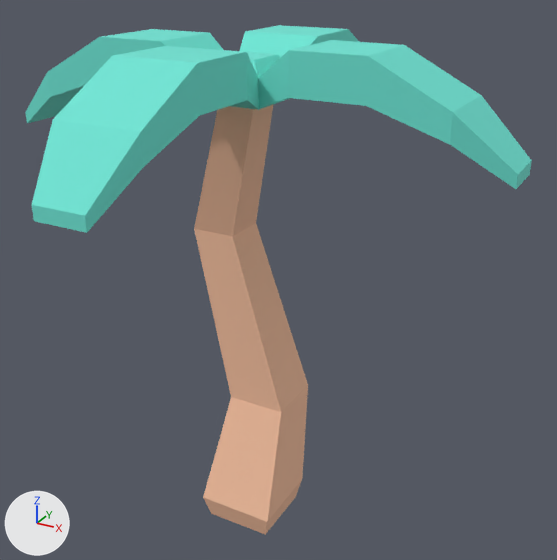
The glTF model assets/nature_kit/tree_palmShort.glb: old version first, new version second.
Rendered twice from a 50 mm camera at (0.755, -1.252, 1.172) aimed at (0.042, 0.043, 0.524). The axes (+X, +Y, +Z) are drawn at lower left. The lights are the same throughout. The picture after the commit comes second. Where no turn or scale is listed for an object, it has been applied to the vertices.

In view in the first picture: 'tree_palmShort'.
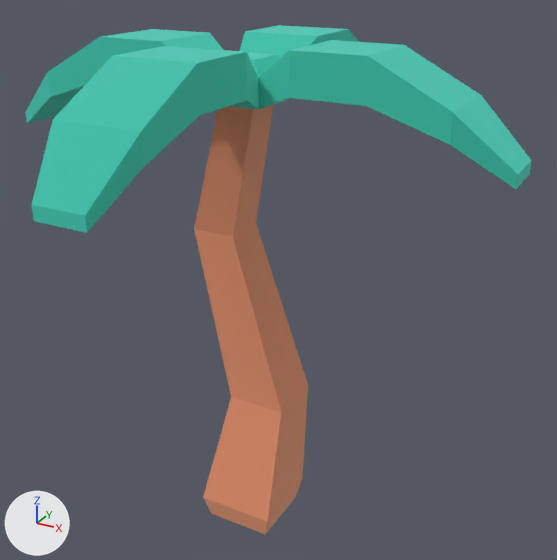
Where the change shows, as pixel boxes (x1, y1, x2, y2) in the pictures (557 x 560 px):
'tree_palmShort', surface changed
    both: (25, 25, 532, 535)

What the commit changed:
In material 'leafsGreen' (mat_leafsgreen), metallic goes from 0.05 to 1.0.
In material 'leafsGreen' (mat_leafsgreen), roughness goes from 0.85 to 1.0.
In material 'woodBark' (mat_woodbark), metallic goes from 0.05 to 1.0.
Object 'tmpParent' (ob_tmpparent) is deleted.
